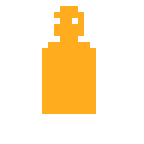
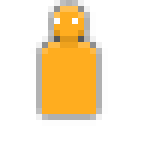
Two versions of the same layered image (144 × 144). Layer-by-layer changes:
painted on "Layer" over [42, 6, 96, 54]
added layer "Layer copy #1" above "Layer copy" over [36, 0, 102, 120]
added layer "Layer copy" over [36, 0, 102, 120]
